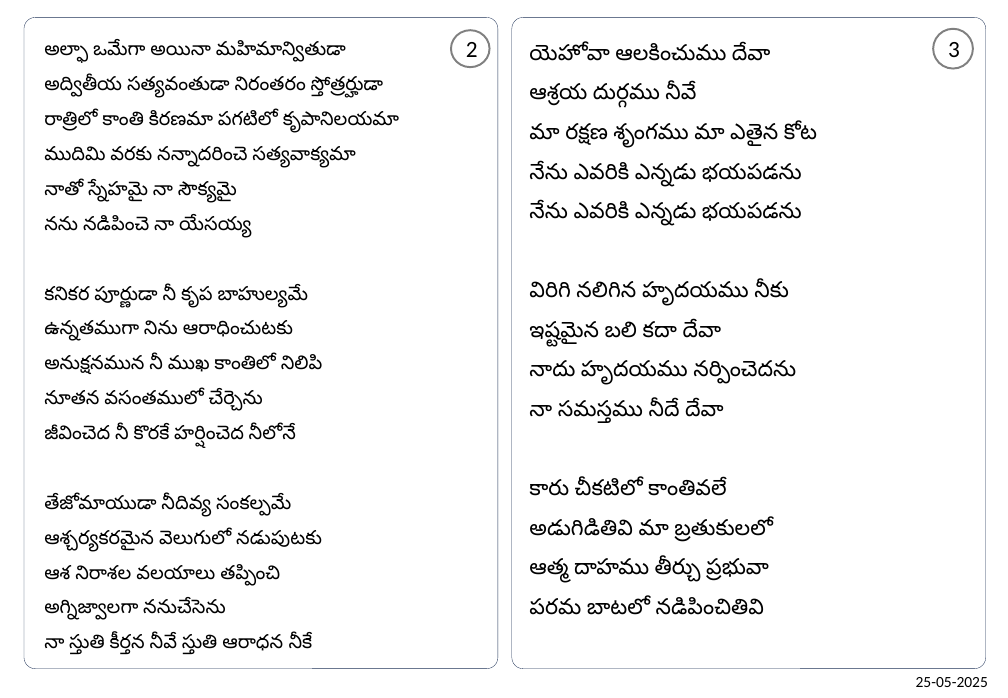
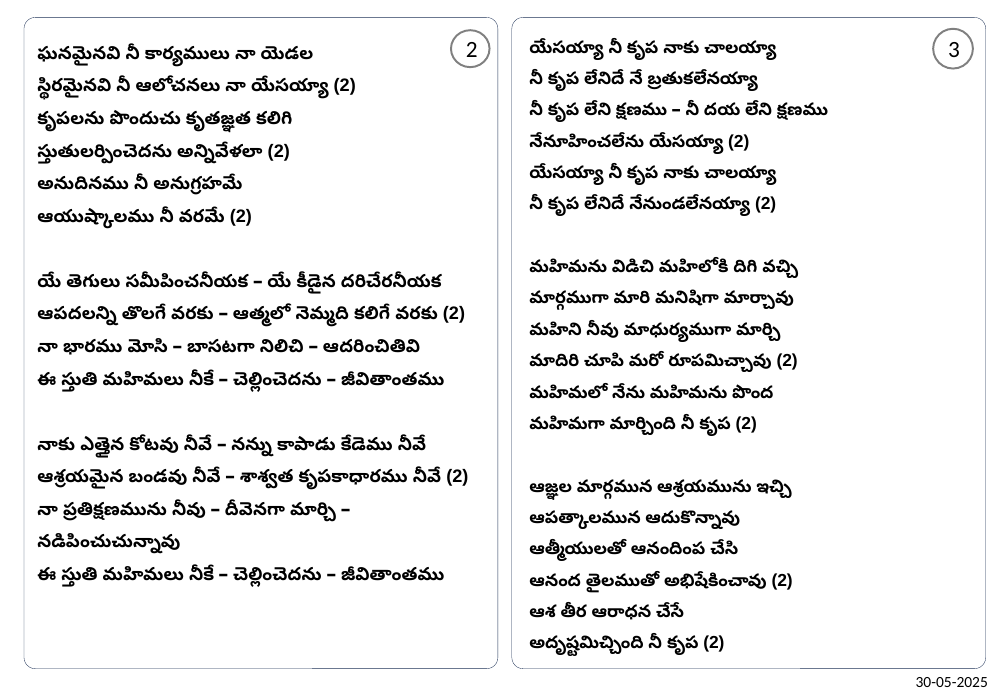
Before and after one commit to venu-webdev/songsDb, a slide deck: slide 2 of songsTemplate.pptx. Drawn at 1008x698 pixels with LibreOffice and Linux fonts; fonts in the diff are those of the drawing. Boxes give left, top, right and bottom in pixels: in the first picture for what was removed or moved away, otherwise in the second. Text is boxed around its words. In the diff, an @@ line names an element or a change of style, - is before the commit and + after.

```diff
--- a/songsTemplate.pptx
+++ b/songsTemplate.pptx
@@ text at (37, 46, 468, 554): text changed; size 15 to 14 pt; bold on @@
-అల్ఫా ఒమేగా అయినా మహిమాన్వితుడా
-అద్వితీయ సత్యవంతుడా నిరంతరం స్తోత్రర్హుడా
-రాత్రిలో కాంతి కిరణమా పగటిలో కృపానిలయమా
-ముదిమి వరకు నన్నాదరించె సత్యవాక్యమా
-నాతో స్నేహమై నా సౌక్యమై
-నను నడిపించె నా యేసయ్య
-కనికర పూర్ణుడా నీ కృప బాహుల్యమే
-ఉన్నతముగా నిను ఆరాధించుటకు
-అనుక్షనమున నీ ముఖ కాంతిలో నిలిపి
-నూతన వసంతములో చేర్చెను
-జీవించెద నీ కొరకే హర్షించెద నీలోనే
-తేజోమాయుడా నీదివ్య సంకల్పమే
-ఆశ్చర్యకరమైన వెలుగులో నడుపుటకు
-ఆశ నిరాశల వలయాలు తప్పించి
-అగ్నిజ్వాలగా ననుచేసెను
-నా స్తుతి కీర్తన నీవే స్తుతి ఆరాధన నీకే
+ఘనమైనవి నీ కార్యములు నా యెడల
+స్థిరమైనవి నీ ఆలోచనలు నా యేసయ్యా (2)
+కృపలను పొందుచు కృతజ్ఞత కలిగి
+స్తుతులర్పించెదను అన్నివేళలా (2)
+అనుదినము నీ అనుగ్రహమే
+ఆయుష్కాలము నీ వరమే (2)
+యే తెగులు సమీపించనీయక – యే కీడైన దరిచేరనీయక
+ఆపదలన్ని తొలగే వరకు – ఆత్మలో నెమ్మది కలిగే వరకు (2)
+నా భారము మోసి – బాసటగా నిలిచి – ఆదరించితివి
+ఈ స్తుతి మహిమలు నీకే – చెల్లించెదను – జీవితాంతము
+నాకు ఎత్తైన కోటవు నీవే – నన్ను కాపాడు కేడెము నీవే
+ఆశ్రయమైన బండవు నీవే – శాశ్వత కృపకాధారము నీవే (2)
+నా ప్రతిక్షణమును నీవు – దీవెనగా మార్చి – నడిపించుచున్నావు
+ఈ స్తుతి మహిమలు నీకే – చెల్లించెదను – జీవితాంతము
@@ text at (529, 40, 828, 656): text changed; size 17 to 13.5 pt; bold on @@
-యెహోవా ఆలకించుము దేవా
-ఆశ్రయ దుర్గము నీవే
-మా రక్షణ శృంగము మా ఎతైన కోట
-నేను ఎవరికి ఎన్నడు భయపడను
-నేను ఎవరికి ఎన్నడు భయపడను
-విరిగి నలిగిన హృదయము నీకు
-ఇష్టమైన బలి కదా దేవా
-నాదు హృదయము నర్పించెదను
-నా సమస్తము నీదే దేవా
-కారు చీకటిలో కాంతివలే
-అడుగిడితివి మా బ్రతుకులలో
-ఆత్మ దాహము తీర్చు ప్రభువా
-పరమ బాటలో నడిపించితివి
+యేసయ్యా నీ కృప నాకు చాలయ్యా
+నీ కృప లేనిదే నే బ్రతుకలేనయ్యా
+నీ కృప లేని క్షణము – నీ దయ లేని క్షణము
+నేనూహించలేను యేసయ్యా (2)
+యేసయ్యా నీ కృప నాకు చాలయ్యా
+నీ కృప లేనిదే నేనుండలేనయ్యా (2)
+మహిమను విడిచి మహిలోకి దిగి వచ్చి
+మార్గముగా మారి మనిషిగా మార్చావు
+మహిని నీవు మాధుర్యముగా మార్చి
+మాదిరి చూపి మరో రూపమిచ్చావు (2)
+మహిమలో నేను మహిమను పొంద
+మహిమగా మార్చింది నీ కృప (2)
+ఆజ్ఞల మార్గమున ఆశ్రయమును ఇచ్చి
+ఆపత్కాలమున ఆదుకొన్నావు
+ఆత్మీయులతో ఆనందింప చేసి
+ఆనంద తైలముతో అభిషేకించావు (2)
+ఆశ తీర ఆరాధన చేసే
+అదృష్టమిచ్చింది నీ కృప (2)
@@ text at (916, 677, 988, 687): text changed @@
-25-05-2025
+30-05-2025
```
Also in this commit, not shown: 1 other slide changed, 7 other files.
